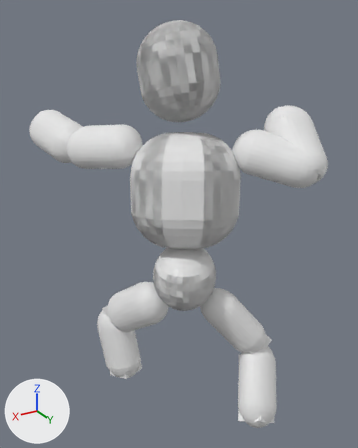
Renders of the Blender file Assets/blender/IKhaitteru.blend from each side of a commit.
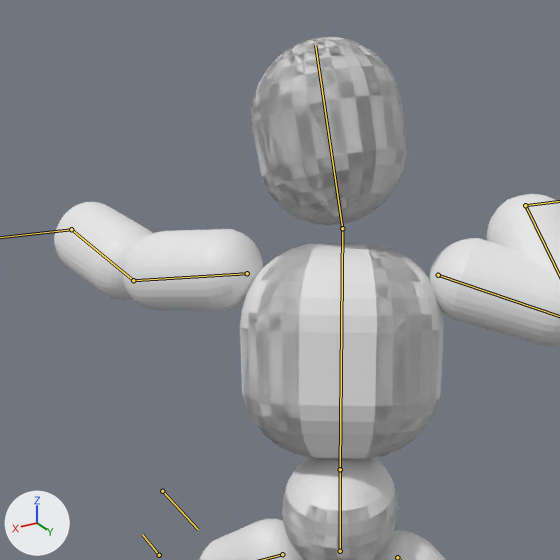
Each version appears first whole from a 50 mm lens placed at (5.4, 8.64, 0.53), pointed at (-0.51, -1.2, -4.39), and next in a close-up on the part from 0% to 85% of the width and 0% to 68% of the height. Lighting does not change. The marker at lower left points along +X, +Y and +Z. Both versions are drawn at frame 2 of the action '弱1'; the numbers are the values there. The bones that bend it are drawn over the model as lines in the close-ups.
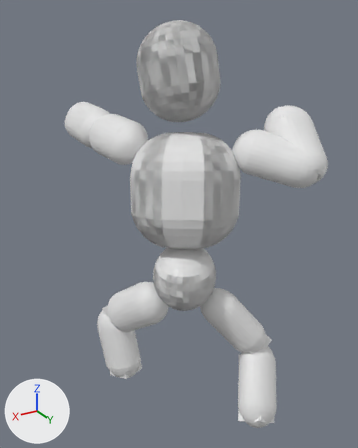
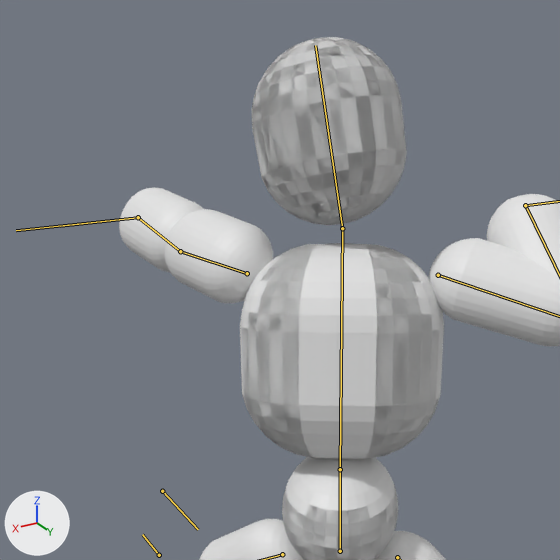
The change, as a list of edits to the scene's bpy script:
```text
Change bone_handik_l:
    where bone_handik_l = bpy.data.objects['Armature'].pose.bones['HandIK.L']  # child of 'Root'
    bone_handik_l.location: (0.56, -2.91, 4.49) -> (0.56, -4.03, 4.83)
```

Boxes [x1, y1, x2, y2] around the edits, measured in the close-ups (560 x 560 px):
'Cube', posed: before [54, 37, 560, 560]; after [119, 37, 560, 560]
